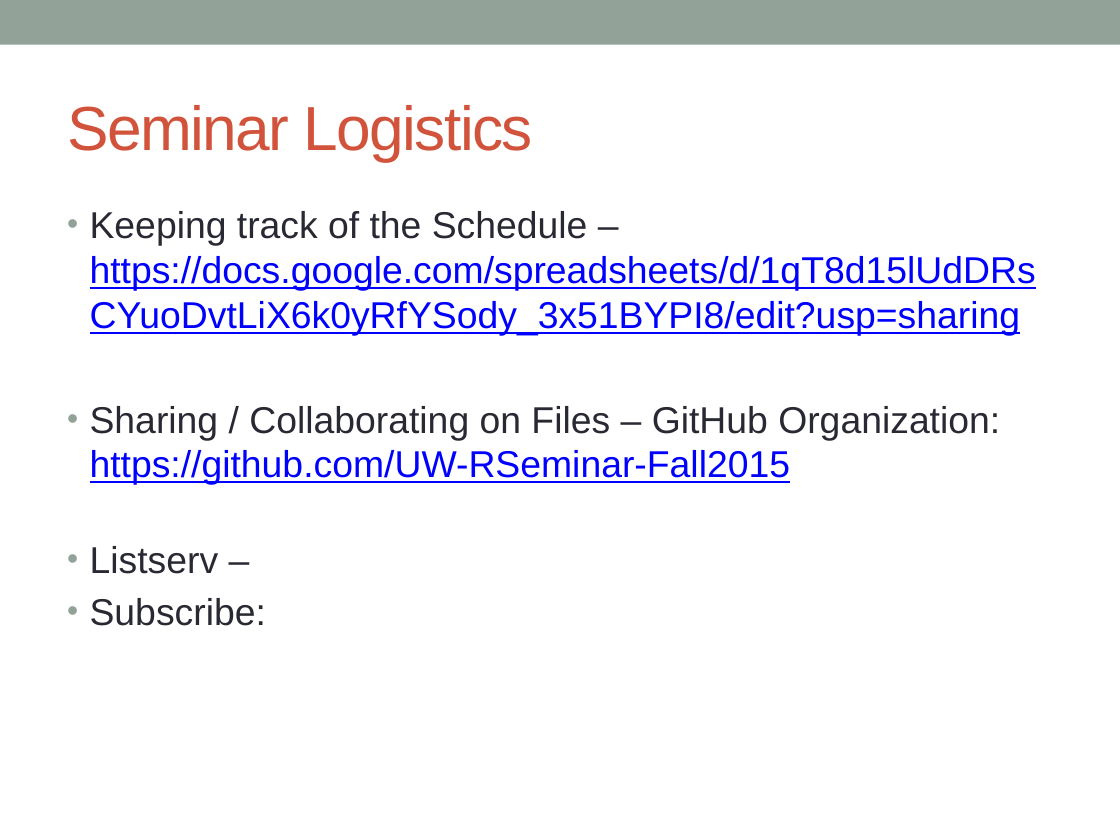
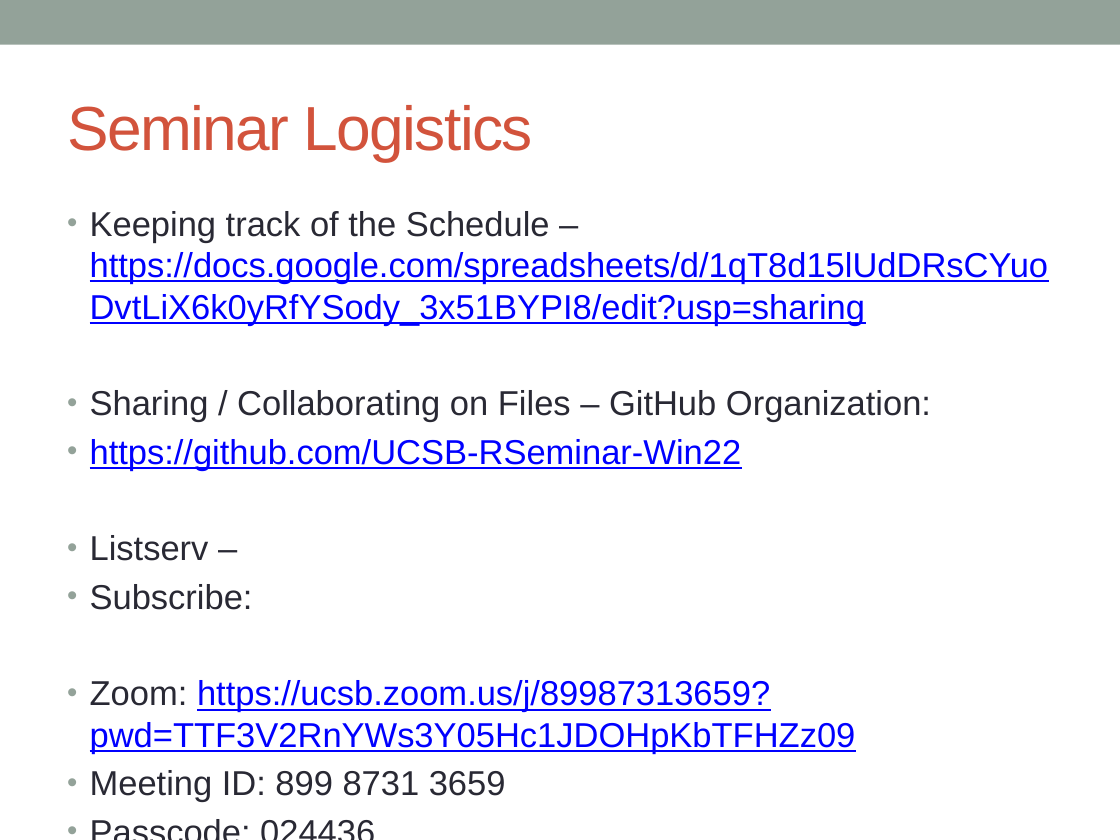
Before and after one commit to patrickagreen/Wk1_Intro_RSeminar_W2022, a slide deck: slide 6 of Week1_Introduction.pptx. Drawn at 1120x840 pixels with LibreOffice and Linux fonts; fonts in the diff are those of the drawing. Boxes give left, top, right and bottom in pixels: in the first picture for what was removed or moved away, otherwise in the second. Text is boxed around its words. In the diff, an @@ line names an element or a change of style, - is before the commit and + after.

```diff
--- a/Week1_Introduction.pptx
+++ b/Week1_Introduction.pptx
@@ text at bbox=[90, 211, 1049, 610]: size 24 to 22.2 pt in "Keeping track of the Schedule – https://docs.google.com/spre ...", "Listserv –", "Subscribe:" @@
@@ text at bbox=[90, 390, 931, 471]: text changed; size 24 to 22.2 pt @@
-• Sharing / Collaborating on Files – GitHub Organization: https://github.com/UW-RSeminar-Fall2015
+• Sharing / Collaborating on Files – GitHub Organization:
+• https://github.com/UCSB-RSeminar-Win22
@@ text at bbox=[90, 680, 856, 802]: paragraphs added @@
+• Zoom: https://ucsb.zoom.us/j/89987313659?pwd=TTF3V2RnYWs3Y05Hc1JDOHpKbTFHZz09
+• Meeting ID: 899 8731 3659
+• Passcode: 024436
```
Also in this commit, not shown: 1 other slide changed, 1 slide removed, 2 other files.
